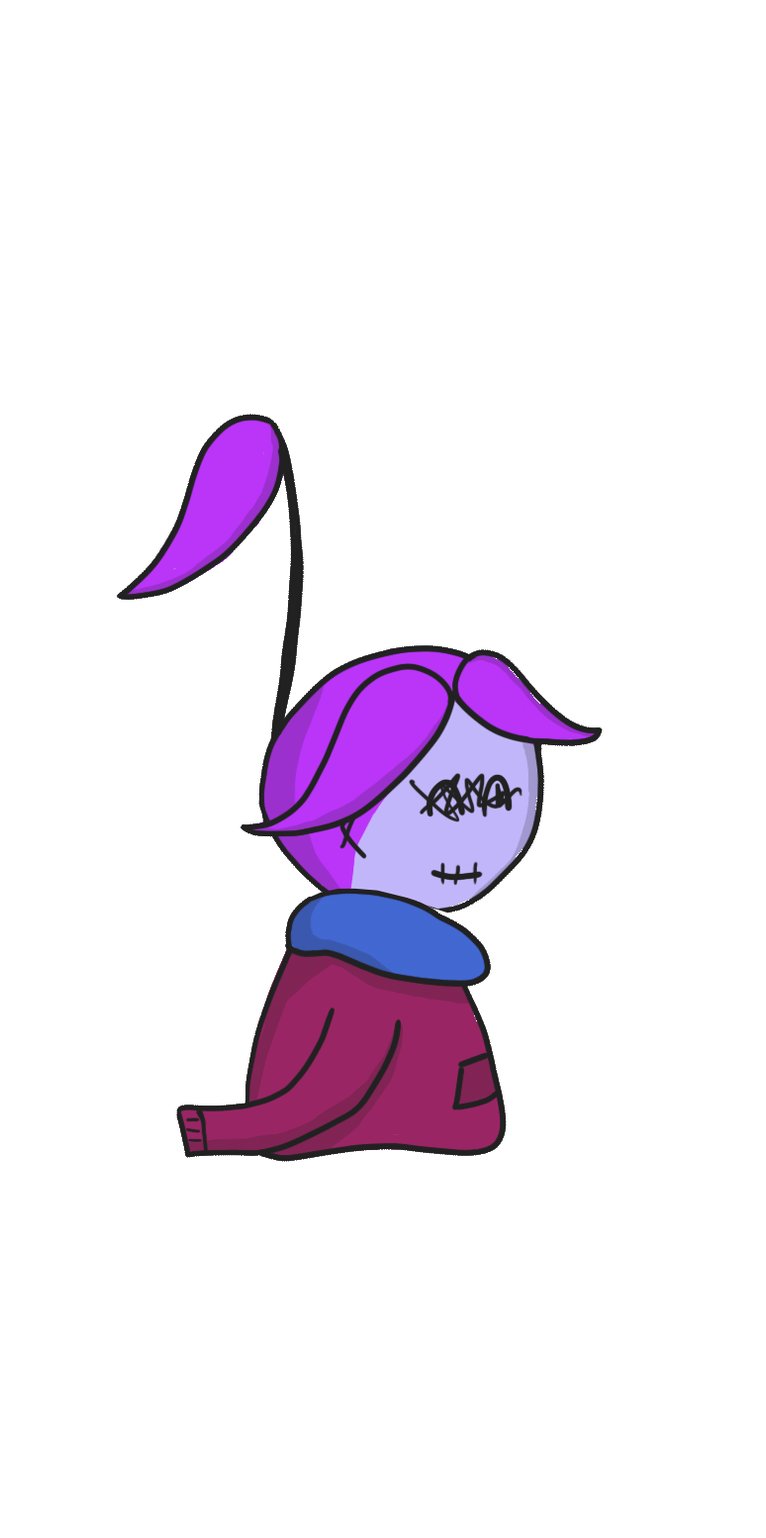
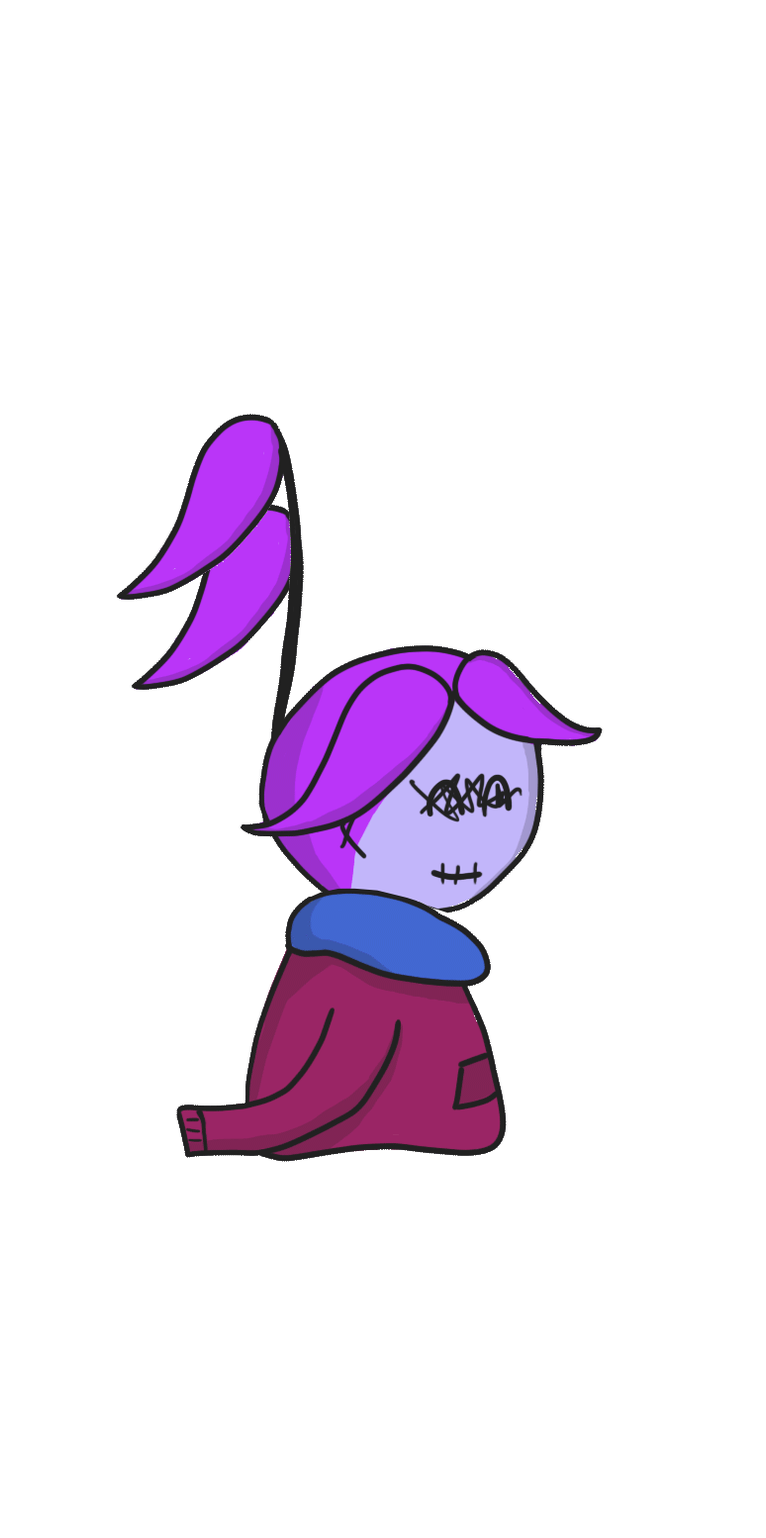
Two versions of the same layered image (766×1538). Layer-by-layer changes:
painted on "Calque 11" over [131,504,292,691]
